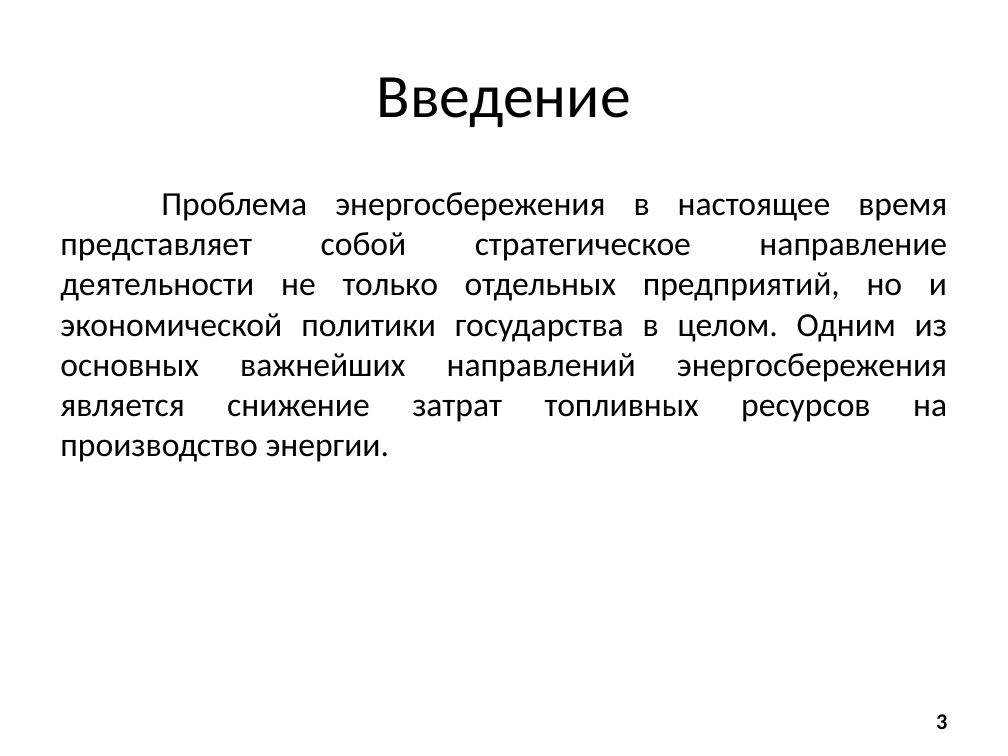
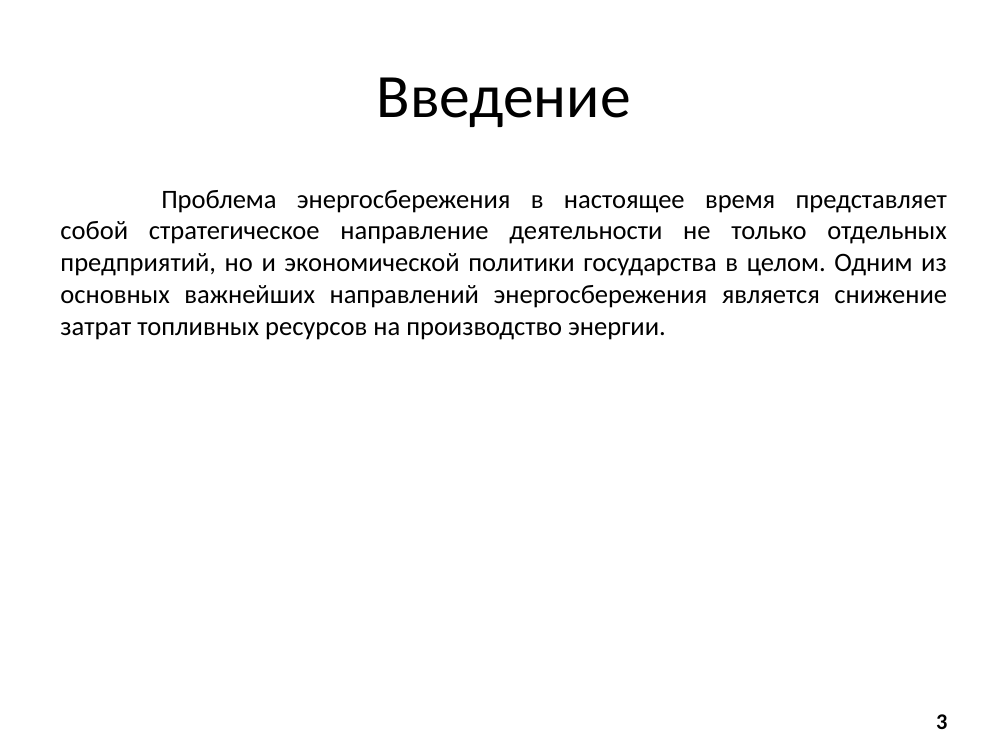
Before and after one commit to arkuzmin/diplom, a slide deck: slide 3 of optimization/4 семестр/Смотр 19.05.14/Презентация.pptx. Drawn at 1008x756 pixels with LibreOffice and Linux fonts; fonts in the diff are those of the drawing. Boxes give left, top, right and bottom in pixels: in the first picture for what was removed or moved away, otherwise in the second. Text is boxed around its words. In the diff, an @@ line names an element or a change of style, - is before the commit and + after.

```diff
--- a/optimization/4 семестр/Смотр 19.05.14/Презентация.pptx
+++ b/optimization/4 семестр/Смотр 19.05.14/Презентация.pptx
@@ text "Проблема энергосбережения в настоящее время ..." at (x1=60, y1=190, x2=947, y2=340): size 24 to 19 pt; less space between paragraphs @@
```
Also in this commit, not shown: 11 other slides changed, 4 slides added, 1 slide removed, 2 other files.
